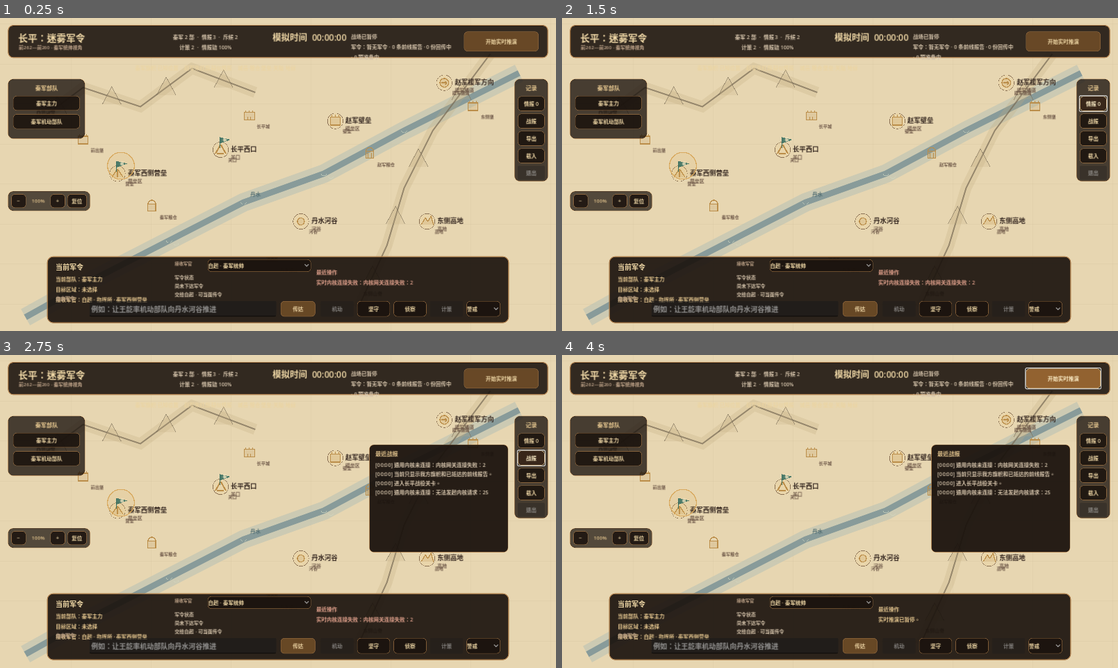
Above: before the commit, frames 1-4 (two rows, left to right).
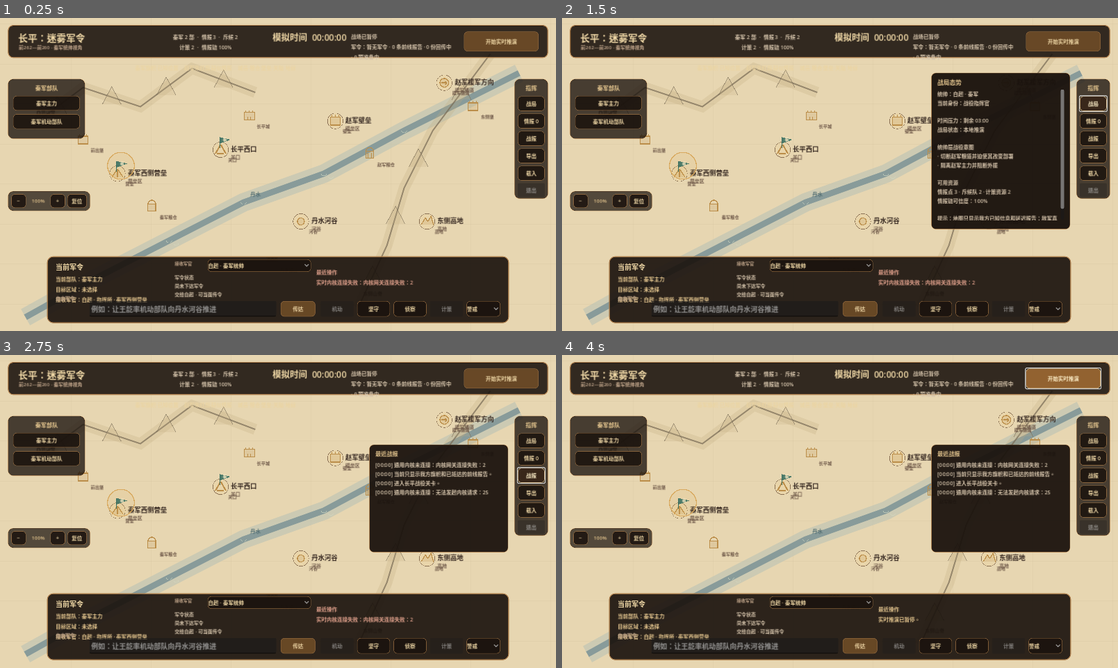
Above: after the commit, the same moments.

Repository: x21007997-boop/my-ai-Battlefield
Game: Godot game, scene res://scenes/Main.tscn
Two runs of this game, one before a commit and one after it. Both use one fixed random seed, a clock stepped at 60 frames per second and the inputs below.
Inputs (mouse positions are in pixels of both pictures, inside the frame that each line leads up to):
- Up to frame 1 (0.25 s): no input
- Up to frame 2 (1.5 s): click "情报 0" at 0.5 s; click (1095, 102) at 1.25 s, where only the run after the commit has a clickable "战局"
- Up to frame 3 (2.75 s): click "战报" at 2 s
- Up to frame 4 (4 s): click "开始实时推演" at 2.75 s; click "暂停实时推演" at 3.5 s

The runs differ from the first frame. In frame 1, 0.7% of the frame differs, in the area x 92-99%, y 21-58%; in frame 2, 13%, in the area x 66-99%, y 17-68%; in frame 3, 0.9%; in frame 4, 0.7%.

Commit message:
feat: add commander battle situation panel

Diff:
--- a/godot/scripts/main.gd
+++ b/godot/scripts/main.gd
@@ -72,6 +72,9 @@
 var deception_list: VBoxContainer
 var deception_hint_label: Label
 var selected_deception_action_id := ""
+var battle_button: Button
+var battle_panel: Panel
+var battle_label: RichTextLabel
 
 const TASK_COMMANDS := [
 	{"type": "guard", "label": "警戒"},
@@ -431,14 +434,22 @@
 
 	var utility_rail := Panel.new()
 	utility_rail.position = Vector2(1184, 140)
-	utility_rail.size = Vector2(78, 236)
+	utility_rail.size = Vector2(78, 276)
 	utility_rail.add_theme_stylebox_override("panel", _panel_style(Color(0.10, 0.07, 0.05, 0.78), Color(0.66, 0.47, 0.27, 0.8), 12, 1))
 	hud.add_child(utility_rail)
-	var utility_title := _add_label(utility_rail, "记录", Rect2(8, 10, 62, 22), 13, Color("#e4c58e"))
+	var utility_title := _add_label(utility_rail, "指挥", Rect2(8, 10, 62, 22), 13, Color("#e4c58e"))
 	utility_title.horizontal_alignment = HORIZONTAL_ALIGNMENT_CENTER
+	battle_button = Button.new()
+	battle_button.text = "战局"
+	battle_button.position = Vector2(8, 40)
+	battle_button.size = Vector2(62, 34)
+	battle_button.tooltip_text = "查看统帅层战役目标、时间压力和资源"
+	_style_button(battle_button)
+	battle_button.pressed.connect(_toggle_battle_panel)
+	utility_rail.add_child(battle_button)
 	intelligence_button = Button.new()
 	intelligence_button.text = "情报"
-	intelligence_button.position = Vector2(8, 40)
+	intelligence_button.position = Vector2(8, 80)
 	intelligence_button.size = Vector2(62, 34)
 	intelligence_button.tooltip_text = "查看已抵达和正在返回的前线情报"
 	_style_button(intelligence_button)
@@ -446,7 +457,7 @@
 	utility_rail.add_child(intelligence_button)
 	log_button = Button.new()
 	log_button.text = "战报"
-	log_button.position = Vector2(8, 80)
+	log_button.position = Vector2(8, 120)
 	log_button.size = Vector2(62, 34)
 	_style_button(log_button)
 	log_button.pressed.connect(_toggle_log_panel)
@@ -454,7 +465,7 @@
 
 	replay_button = Button.new()
 	replay_button.text = "导出"
-	replay_button.position = Vector2(8, 120)
+	replay_button.position = Vector2(8, 160)
 	replay_button.size = Vector2(62, 34)
 	_style_button(replay_button)
 	replay_button.pressed.connect(_export_replay)
@@ -462,7 +473,7 @@
 
 	load_replay_button = Button.new()
 	load_replay_button.text = "载入"
-	load_replay_button.position = Vector2(8, 160)
+	load_replay_button.position = Vector2(8, 200)
 	load_replay_button.size = Vector2(62, 34)
 	_style_button(load_replay_button)
 	load_replay_button.pressed.connect(_load_replay)
@@ -470,7 +481,7 @@
 
 	exit_replay_button = Button.new()
 	exit_replay_button.text = "退出"
-	exit_replay_button.position = Vector2(8, 200)
+	exit_replay_button.position = Vector2(8, 240)
 	exit_replay_button.size = Vector2(62, 26)
 	_style_button(exit_replay_button)
 	exit_replay_button.pressed.connect(_exit_replay)
@@ -538,6 +549,23 @@
 	deception_list.size = Vector2(292, 276)
 	deception_list.add_theme_constant_override("separation", 8)
 	deception_panel.add_child(deception_list)
+
+	battle_panel = Panel.new()
+	battle_panel.position = Vector2(850, 126)
+	battle_panel.size = Vector2(320, 360)
+	battle_panel.visible = false
+	battle_panel.add_theme_stylebox_override("panel", _panel_style(Color(0.10, 0.07, 0.05, 0.96), Color(0.66, 0.47, 0.27, 0.9), 10, 1))
+	hud.add_child(battle_panel)
+	_add_label(battle_panel, "战局态势", Rect2(14, 10, 180, 22), 14, Color("#e4c58e"))
+	battle_label = RichTextLabel.new()
+	battle_label.position = Vector2(14, 38)
+	battle_label.size = Vector2(292, 300)
+	battle_label.bbcode_enabled = false
+	battle_label.fit_content = false
+	battle_label.scroll_active = true
+	battle_label.add_theme_font_size_override("normal_font_size", 12)
+	battle_label.add_theme_color_override("default_color", Color("#d7c5ac"))
+	battle_panel.add_child(battle_label)
 
 	var command_card := Panel.new()
 	command_card.position = Vector2(108, 548)
@@ -616,6 +644,17 @@
 	if log_panel.visible:
 		intelligence_panel.visible = false
 		deception_panel.visible = false
+		battle_panel.visible = false
+
+func _toggle_battle_panel() -> void:
+	if battle_panel == null:
+		return
+	battle_panel.visible = not battle_panel.visible
+	if battle_panel.visible:
+		log_panel.visible = false
+		intelligence_panel.visible = false
+		deception_panel.visible = false
+		_refresh_battle_panel()
 
 func _toggle_intelligence_panel() -> void:
 	if intelligence_panel == null:
@@ -624,6 +663,7 @@
 	if intelligence_panel.visible:
 		log_panel.visible = false
 		deception_panel.visible = false
+		battle_panel.visible = false
 		_refresh_intelligence_panel()
 
 func _toggle_deception_panel() -> void:
@@ -633,6 +673,7 @@
 	if deception_panel.visible:
 		log_panel.visible = false
 		intelligence_panel.visible = false
+		battle_panel.visible = false
 		_refresh_deception_panel()
 
 func _toggle_running() -> void:
@@ -1041,6 +1082,44 @@
 	})
 	_set_feedback("正在提交计策：%s。敌方将收到一份可能失真的报告……" % str(selected_action.get("name", "计策")), "info")
 
+func _refresh_battle_panel() -> void:
+	if battle_label == null:
+		return
+	var lines: Array[String] = []
+	var commander_name := _commander_name(player_commander_id)
+	lines.append("统帅：%s · 秦军" % commander_name)
+	lines.append("当前身份：战役指挥官")
+	lines.append("")
+	var resolution_value = scenario.get("resolution", {})
+	var resolution: Dictionary = resolution_value if resolution_value is Dictionary else {}
+	var time_limit := int(resolution.get("timeLimitSeconds", 0))
+	if time_limit > 0:
+		lines.append("时间压力：剩余 %s" % _format_duration(max(0, time_limit - sim_time)))
+	else:
+		lines.append("时间压力：未设置本局上限")
+	lines.append("战局状态：%s" % ("已结束" if outcome.size() > 0 else ("实时内核" if engine_connected else "本地推演")))
+	lines.append("")
+	lines.append("统帅层战役意图")
+	var visible_objective_count := 0
+	for objective_value in objectives:
+		if not objective_value is Dictionary:
+			continue
+		var objective: Dictionary = objective_value
+		var objective_side := str(objective.get("side", "player"))
+		if objective_side != "" and objective_side != "player":
+			continue
+		lines.append("· %s" % str(objective.get("name", "未命名意图")))
+		visible_objective_count += 1
+	if visible_objective_count == 0:
+		lines.append("· 当前战役意图由前线态势决定。")
+	lines.append("")
+	lines.append("可用资源")
+	lines.append("情报点 %s · 斥候队 %s · 计策资源 %s" % [_resource_text("intelligencePoints"), _resource_text("scoutTeams"), _resource_text("deceptionAssets")])
+	lines.append("情报链可信度：%d%%" % int(strategy_reliability * 100.0))
+	lines.append("")
+	lines.append("提示：地图只显示我方已知信息和延迟报告；敌军真值不会直接显示。")
+	battle_label.text = "\n".join(lines)
+
 func _refresh_intelligence_panel() -> void:
 	if intelligence_label == null:
 		return
@@ -1117,6 +1196,10 @@
 		"scoutTeams": return "斥候队"
 		"deceptionAssets": return "计策资源"
 		_: return resource_key
+
+func _format_duration(total_seconds: int) -> String:
+	var seconds: int = max(0, total_seconds)
+	return "%02d:%02d" % [int(seconds / 60), seconds % 60]
 
 func _step_second() -> void:
 	sim_time += 1
@@ -1622,6 +1705,10 @@
 		zoom_label.text = "%d%%" % int(map_camera.zoom.x * 100.0)
 	if intelligence_button != null:
 		intelligence_button.text = "情报 %d" % reported_signals.size()
+	if battle_button != null:
+		battle_button.text = "战局"
+	if battle_panel != null and battle_panel.visible:
+		_refresh_battle_panel()
 	if intelligence_panel != null and intelligence_panel.visible:
 		_refresh_intelligence_panel()
 	if deception_panel != null and deception_panel.visible:
--- a/godot/tests/commander_hud_smoke.gd
+++ b/godot/tests/commander_hud_smoke.gd
@@ -8,11 +8,18 @@
 
 	assert(main.intelligence_panel != null)
 	assert(main.deception_panel != null)
+	assert(main.battle_panel != null)
 	assert(main.intelligence_button.text == "情报 0")
+
+	main._toggle_battle_panel()
+	assert(main.battle_panel.visible)
+	assert(main.battle_label.text.contains("统帅层战役意图"))
+	assert(main.battle_label.text.contains("剩余"))
 
 	main._toggle_intelligence_panel()
 	assert(main.intelligence_panel.visible)
 	assert(not main.deception_panel.visible)
+	assert(not main.battle_panel.visible)
 	assert(main.intelligence_label.text.contains("当前没有前线情报"))
 
 	main._toggle_deception_panel()
Not shown, changed: godot/README.md
